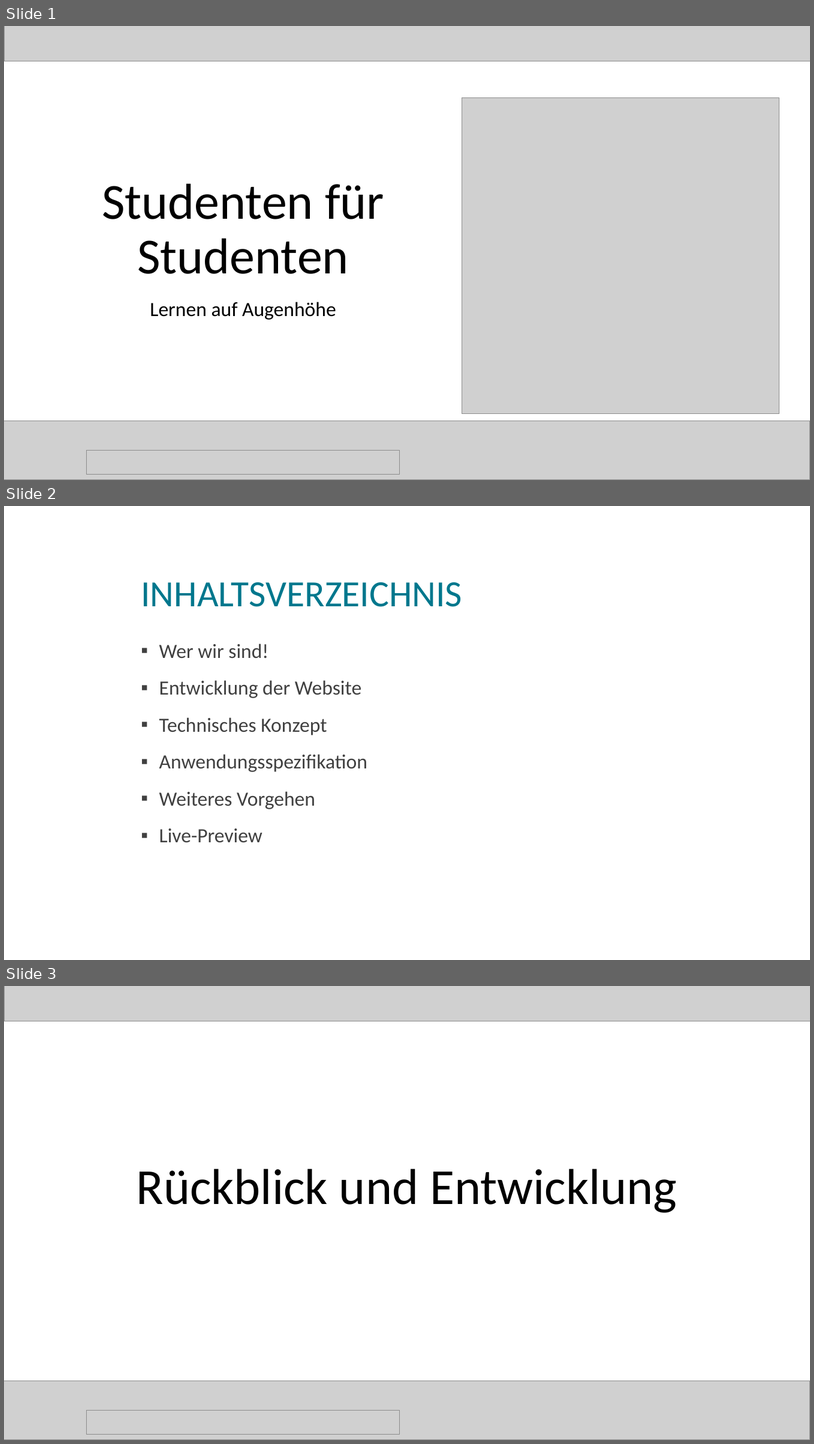
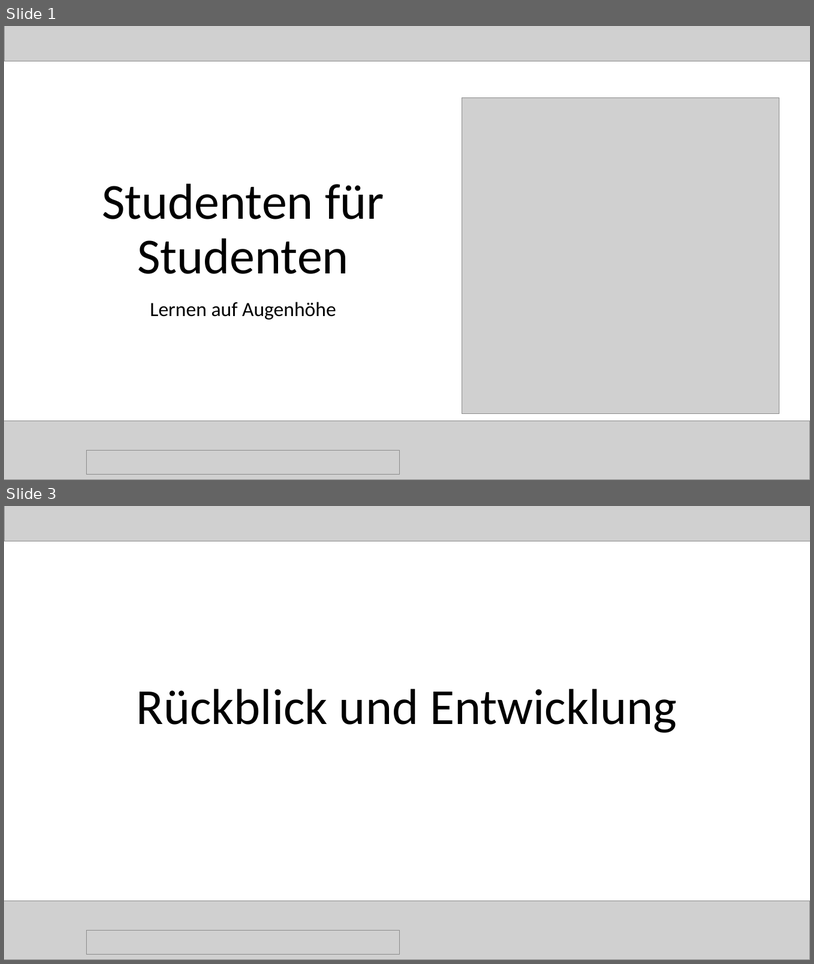
Before and after one commit to magharmi/StudentenFuerStudenten, a slide deck: Power Point/final.pptx. Shown one above the other, each under a label of ours: slides 1, 2 and 3 before the commit, slides 1 and 3 after it; the slides between them are not shown. The pictures are 814x1444 and 814x964 pixels, drawn with LibreOffice and Linux fonts; fonts in the diff are those of the drawing; grey boxes stand for pictures; background and template pictures are left out. Boxes give left, top, right and bottom in pixels: in the first picture for what was removed or moved away, otherwise in the second. Text is boxed around its words. In the diff, an @@ line names an element or a change of style, - is before the commit and + after.

```diff
--- a/Power Point/final.pptx
+++ b/Power Point/final.pptx
@@ slide 2 removed at box(4, 506, 810, 960), background picture (left out) @@
@@ title removed at box(141, 582, 462, 607) @@
-INHALTSVERZEICHNIS
@@ text removed at box(159, 643, 368, 843) @@
-▪ Wer wir sind!
-▪ Entwicklung der Website
-▪ Technisches Konzept
-▪ Anwendungsspezifikation
-▪ Weiteres Vorgehen
-▪ Live-Preview
```
Also in this commit, not shown: 1 slide changed, 6 slides added, 3 other files.
